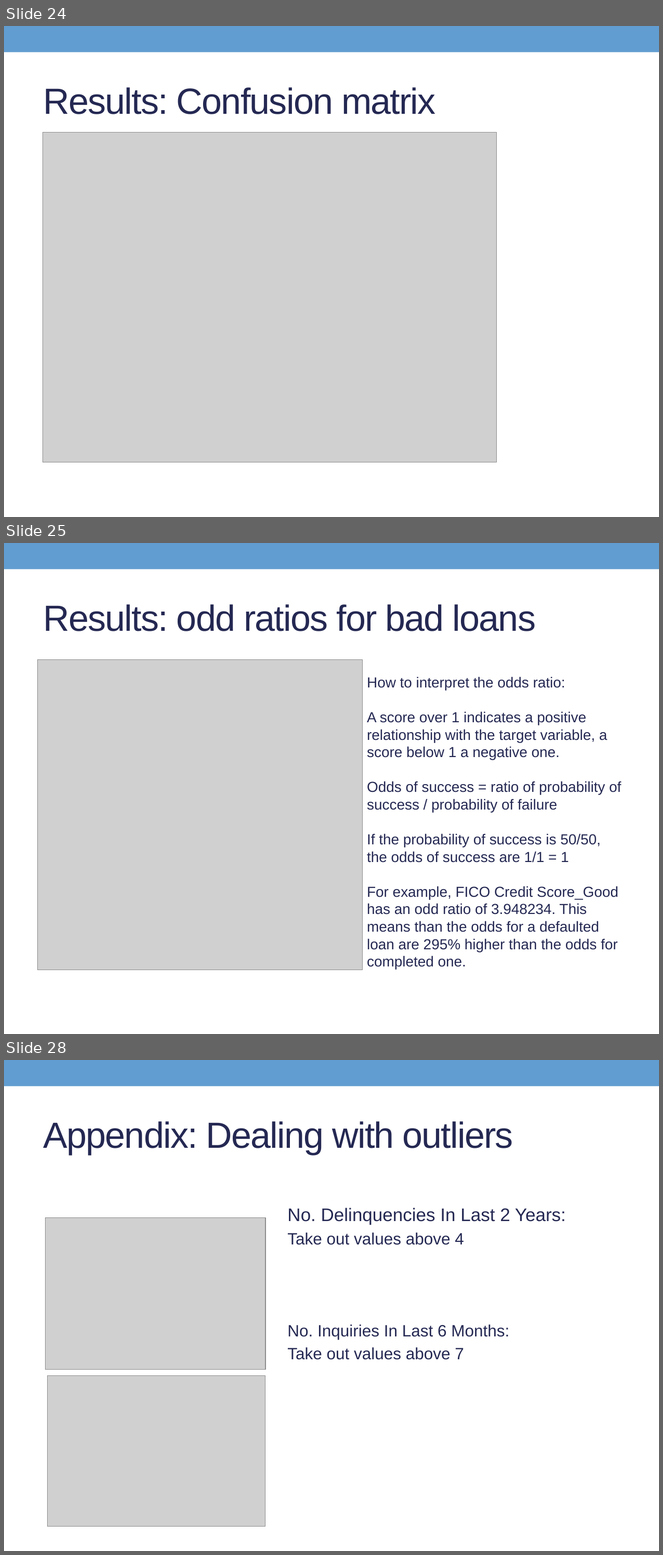
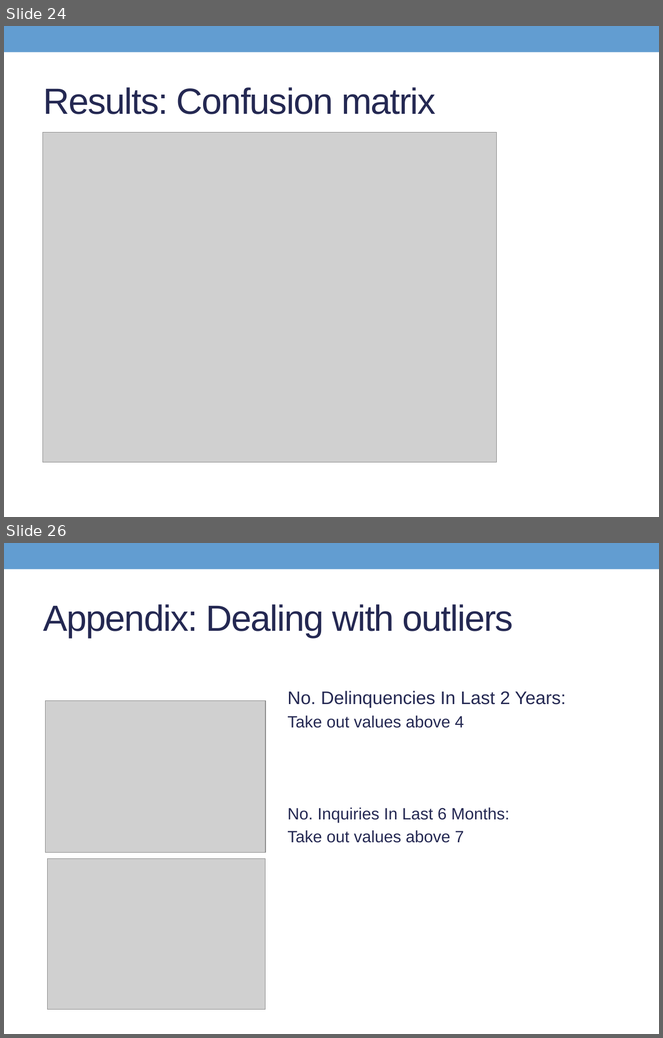
Before and after one commit to Son17/Data-Science-Projects, a slide deck: LG presentation.pptx. Shown one above the other, each under a label of ours: slides 24, 25 and 28 before the commit, slides 24 and 26 after it; the slides between them are not shown. The pictures are 663x1555 and 663x1038 pixels, drawn with LibreOffice and Linux fonts; fonts in the diff are those of the drawing; grey boxes stand for pictures. Boxes give left, top, right and bottom in pixels: in the first picture for what was removed or moved away, otherwise in the second. Text is boxed around its words. In the diff, an @@ line names an element or a change of style, - is before the commit and + after.

```diff
--- a/LG presentation.pptx
+++ b/LG presentation.pptx
@@ slide 25 removed at (4, 543, 659, 1034), background #FFFFFF; not listed: 1 template element that a slide beside it also shows @@
@@ title removed at (44, 604, 536, 631) @@
-Results: odd ratios for bad loans
@@ picture removed at (37, 659, 362, 970) @@
@@ text removed at (367, 677, 621, 969) @@
-How to interpret the odds ratio:
-A score over 1 indicates a positive relationship with the target variable, a score below 1 a negative one.
-Odds of success = ratio of probability of success / probability of failure
-If the probability of success is 50/50, the odds of success are 1/1 = 1
-For example, FICO Credit Score_Good has an odd ratio of 3.948234. This means than the odds for a defaulted loan are 295% higher than the odds for completed one.
@@ what was slide 28 is now slide 26 @@
```
Also in this commit, not shown: 5 slides changed, 1 other slide removed, 3 other files.
